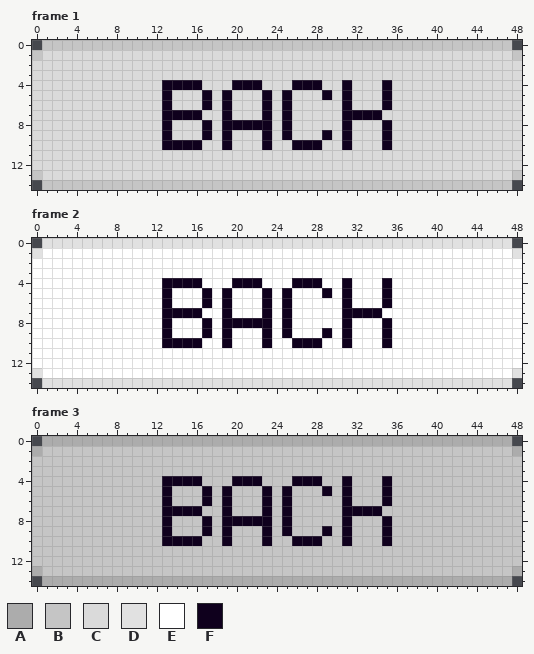
File history of a pixel-art file, ui/back_button.aseprite. Above: the version before the commit.
49x15 pixels, 3 frames. Colours within 5 levels of each other are drawn and written as one. Shown: frame 1, frame 2, frame 3.
Palette (. is transparent): A #acacac  B #c5c5c5  C #dadada  D #e1e1e1  E #ffffff  F #0f001d
Pixels before, frame 1, first column x 0:
 0 .BBBBBBBBBBBBBBBBBBBBBBBBBBBBBBBBBBBBBBBBBBBBBBB.
 1 BCCCCCCCCCCCCCCCCCCCCCCCCCCCCCCCCCCCCCCCCCCCCCCCB
 2 CCCCCCCCCCCCCCCCCCCCCCCCCCCCCCCCCCCCCCCCCCCCCCCCC
 3 CCCCCCCCCCCCCCCCCCCCCCCCCCCCCCCCCCCCCCCCCCCCCCCCC
 4 CCCCCCCCCCCCCFFFFCCCFFFCCCFFFCCFCCCFCCCCCCCCCCCCC
 5 CCCCCCCCCCCCCFCCCFCFCCCFCFCCCFCFCCCFCCCCCCCCCCCCC
 6 CCCCCCCCCCCCCFCCCFCFCCCFCFCCCCCFCCCFCCCCCCCCCCCCC
 7 CCCCCCCCCCCCCFFFFCCFCCCFCFCCCCCFFFFCCCCCCCCCCCCCC
 8 CCCCCCCCCCCCCFCCCFCFFFFFCFCCCCCFCCCFCCCCCCCCCCCCC
 9 CCCCCCCCCCCCCFCCCFCFCCCFCFCCCFCFCCCFCCCCCCCCCCCCC
10 CCCCCCCCCCCCCFFFFCCFCCCFCCFFFCCFCCCFCCCCCCCCCCCCC
11 CCCCCCCCCCCCCCCCCCCCCCCCCCCCCCCCCCCCCCCCCCCCCCCCC
12 CCCCCCCCCCCCCCCCCCCCCCCCCCCCCCCCCCCCCCCCCCCCCCCCC
13 BCCCCCCCCCCCCCCCCCCCCCCCCCCCCCCCCCCCCCCCCCCCCCCCB
14 .BBBBBBBBBBBBBBBBBBBBBBBBBBBBBBBBBBBBBBBBBBBBBBB.
Pixels before, frame 2, first column x 0:
 0 .DDDDDDDDDDDDDDDDDDDDDDDDDDDDDDDDDDDDDDDDDDDDDDD.
 1 DEEEEEEEEEEEEEEEEEEEEEEEEEEEEEEEEEEEEEEEEEEEEEEED
 2 EEEEEEEEEEEEEEEEEEEEEEEEEEEEEEEEEEEEEEEEEEEEEEEEE
 3 EEEEEEEEEEEEEEEEEEEEEEEEEEEEEEEEEEEEEEEEEEEEEEEEE
 4 EEEEEEEEEEEEEFFFFEEEFFFEEEFFFEEFEEEFEEEEEEEEEEEEE
 5 EEEEEEEEEEEEEFEEEFEFEEEFEFEEEFEFEEEFEEEEEEEEEEEEE
 6 EEEEEEEEEEEEEFEEEFEFEEEFEFEEEEEFEEEFEEEEEEEEEEEEE
 7 EEEEEEEEEEEEEFFFFEEFEEEFEFEEEEEFFFFEEEEEEEEEEEEEE
 8 EEEEEEEEEEEEEFEEEFEFFFFFEFEEEEEFEEEFEEEEEEEEEEEEE
 9 EEEEEEEEEEEEEFEEEFEFEEEFEFEEEFEFEEEFEEEEEEEEEEEEE
10 EEEEEEEEEEEEEFFFFEEFEEEFEEFFFEEFEEEFEEEEEEEEEEEEE
11 EEEEEEEEEEEEEEEEEEEEEEEEEEEEEEEEEEEEEEEEEEEEEEEEE
12 EEEEEEEEEEEEEEEEEEEEEEEEEEEEEEEEEEEEEEEEEEEEEEEEE
13 DEEEEEEEEEEEEEEEEEEEEEEEEEEEEEEEEEEEEEEEEEEEEEEED
14 .DDDDDDDDDDDDDDDDDDDDDDDDDDDDDDDDDDDDDDDDDDDDDDD.
Pixels before, frame 3, first column x 0:
 0 .AAAAAAAAAAAAAAAAAAAAAAAAAAAAAAAAAAAAAAAAAAAAAAA.
 1 ABBBBBBBBBBBBBBBBBBBBBBBBBBBBBBBBBBBBBBBBBBBBBBBA
 2 BBBBBBBBBBBBBBBBBBBBBBBBBBBBBBBBBBBBBBBBBBBBBBBBB
 3 BBBBBBBBBBBBBBBBBBBBBBBBBBBBBBBBBBBBBBBBBBBBBBBBB
 4 BBBBBBBBBBBBBFFFFBBBFFFBBBFFFBBFBBBFBBBBBBBBBBBBB
 5 BBBBBBBBBBBBBFBBBFBFBBBFBFBBBFBFBBBFBBBBBBBBBBBBB
 6 BBBBBBBBBBBBBFBBBFBFBBBFBFBBBBBFBBBFBBBBBBBBBBBBB
 7 BBBBBBBBBBBBBFFFFBBFBBBFBFBBBBBFFFFBBBBBBBBBBBBBB
 8 BBBBBBBBBBBBBFBBBFBFFFFFBFBBBBBFBBBFBBBBBBBBBBBBB
 9 BBBBBBBBBBBBBFBBBFBFBBBFBFBBBFBFBBBFBBBBBBBBBBBBB
10 BBBBBBBBBBBBBFFFFBBFBBBFBBFFFBBFBBBFBBBBBBBBBBBBB
11 BBBBBBBBBBBBBBBBBBBBBBBBBBBBBBBBBBBBBBBBBBBBBBBBB
12 BBBBBBBBBBBBBBBBBBBBBBBBBBBBBBBBBBBBBBBBBBBBBBBBB
13 ABBBBBBBBBBBBBBBBBBBBBBBBBBBBBBBBBBBBBBBBBBBBBBBA
14 .AAAAAAAAAAAAAAAAAAAAAAAAAAAAAAAAAAAAAAAAAAAAAAA.
New version:
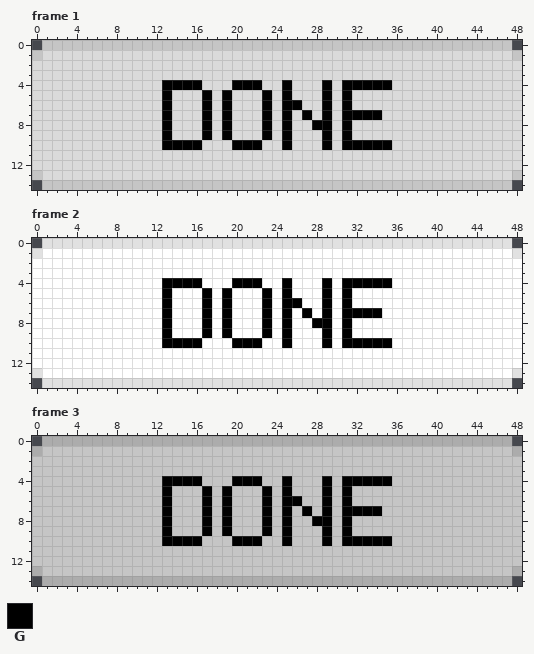
Colours new in this view: G #000000
Changes in this commit:
layer "Layer" now hidden
layer "Layer Copy" added
layer "Layer 1" added
Frame 1, layers "Layer 1", "Layer Copy":
y 4: x 13..16 FFFF -> GGGG; x 20..22 FFF -> GGG; x 25..29 CFFFC -> GCCCG; x 31..35 FCCCF -> GGGGG
y 5: x 13 F -> G; x 17 F -> G; x 19 F -> G; x 23 F -> G; x 25 F -> G; x 29 F -> G; x 31 F -> G; x 35 F -> C
y 6: x 13 F -> G; x 17 F -> G; x 19 F -> G; x 23 F -> G; x 25..26 FC -> GG; x 29 C -> G; x 31 F -> G; x 35 F -> C
y 7: x 13..17 FFFFC -> GCCCG; x 19 F -> G; x 23 F -> G; x 25 F -> G; x 27 C -> G; x 29 C -> G; x 31..34 FFFF -> GGGG
y 8: x 13 F -> G; x 17 F -> G; x 19..23 FFFFF -> GCCCG; x 25 F -> G; x 28..29 CC -> GG; x 31 F -> G; x 35 F -> C
y 9: x 13 F -> G; x 17 F -> G; x 19 F -> G; x 23 F -> G; x 25 F -> G; x 29 F -> G; x 31 F -> G; x 35 F -> C
y 10: x 13..16 FFFF -> GGGG; x 19..23 FCCCF -> CGGGC; x 25..29 CFFFC -> GCCCG; x 31..35 FCCCF -> GGGGG
Frame 2, layers "Layer 1", "Layer Copy":
y 4: x 13..16 FFFF -> GGGG; x 20..22 FFF -> GGG; x 25..29 EFFFE -> GEEEG; x 31..35 FEEEF -> GGGGG
y 5: x 13 F -> G; x 17 F -> G; x 19 F -> G; x 23 F -> G; x 25 F -> G; x 29 F -> G; x 31 F -> G; x 35 F -> E
y 6: x 13 F -> G; x 17 F -> G; x 19 F -> G; x 23 F -> G; x 25..26 FE -> GG; x 29 E -> G; x 31 F -> G; x 35 F -> E
y 7: x 13..17 FFFFE -> GEEEG; x 19 F -> G; x 23 F -> G; x 25 F -> G; x 27 E -> G; x 29 E -> G; x 31..34 FFFF -> GGGG
y 8: x 13 F -> G; x 17 F -> G; x 19..23 FFFFF -> GEEEG; x 25 F -> G; x 28..29 EE -> GG; x 31 F -> G; x 35 F -> E
y 9: x 13 F -> G; x 17 F -> G; x 19 F -> G; x 23 F -> G; x 25 F -> G; x 29 F -> G; x 31 F -> G; x 35 F -> E
y 10: x 13..16 FFFF -> GGGG; x 19..23 FEEEF -> EGGGE; x 25..29 EFFFE -> GEEEG; x 31..35 FEEEF -> GGGGG
Frame 3, layers "Layer 1", "Layer Copy":
y 4: x 13..16 FFFF -> GGGG; x 20..22 FFF -> GGG; x 25..29 BFFFB -> GBBBG; x 31..35 FBBBF -> GGGGG
y 5: x 13 F -> G; x 17 F -> G; x 19 F -> G; x 23 F -> G; x 25 F -> G; x 29 F -> G; x 31 F -> G; x 35 F -> B
y 6: x 13 F -> G; x 17 F -> G; x 19 F -> G; x 23 F -> G; x 25..26 FB -> GG; x 29 B -> G; x 31 F -> G; x 35 F -> B
y 7: x 13..17 FFFFB -> GBBBG; x 19 F -> G; x 23 F -> G; x 25 F -> G; x 27 B -> G; x 29 B -> G; x 31..34 FFFF -> GGGG
y 8: x 13 F -> G; x 17 F -> G; x 19..23 FFFFF -> GBBBG; x 25 F -> G; x 28..29 BB -> GG; x 31 F -> G; x 35 F -> B
y 9: x 13 F -> G; x 17 F -> G; x 19 F -> G; x 23 F -> G; x 25 F -> G; x 29 F -> G; x 31 F -> G; x 35 F -> B
y 10: x 13..16 FFFF -> GGGG; x 19..23 FBBBF -> BGGGB; x 25..29 BFFFB -> GBBBG; x 31..35 FBBBF -> GGGGG
Where, in picture pixels (left, top, right, bottom), the same in both pictures:
changed: (162, 80, 392, 150)
changed: (162, 278, 392, 348)
changed: (162, 476, 392, 546)
